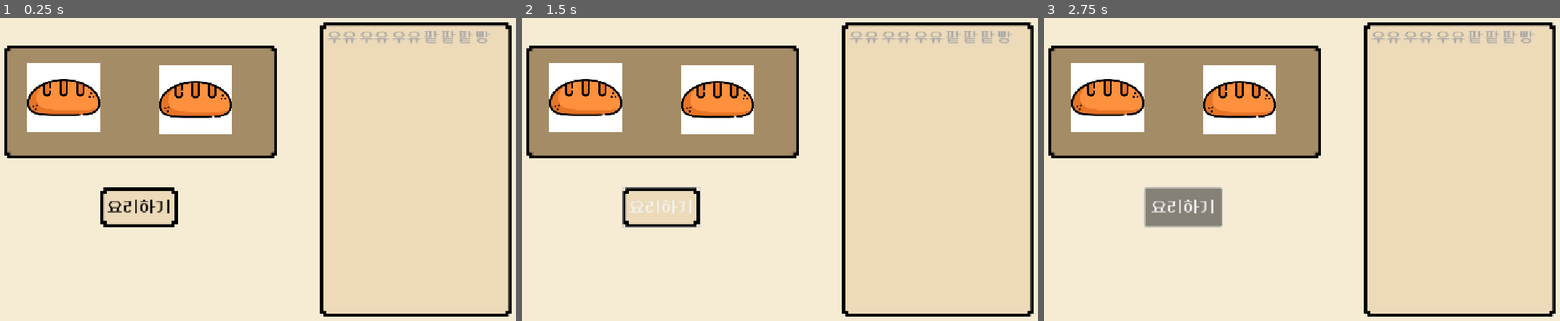
Above: before the commit, frames 1-3 (left to right).
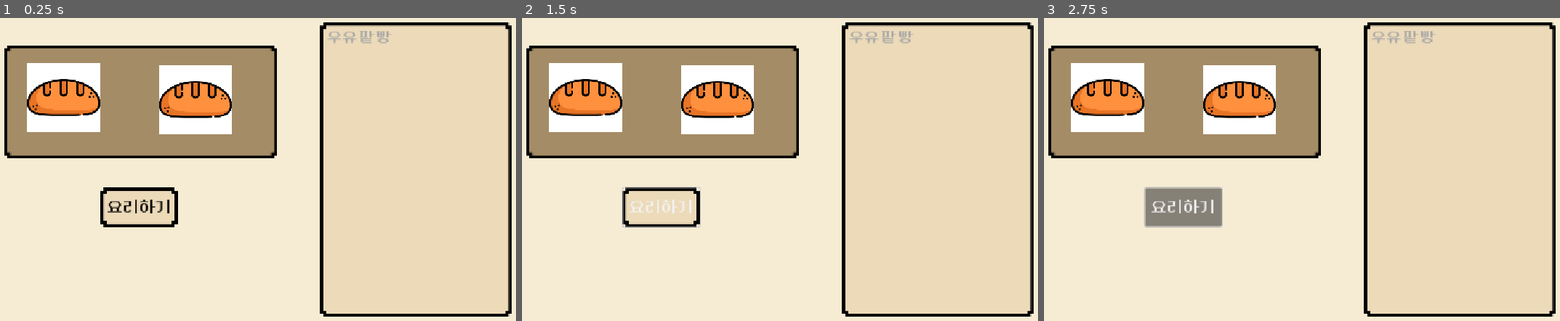
Above: after the commit, the same moments.

Repository: kjh0209/Leadership_3
Game: Godot game, scene res://node_2d.tscn
The game is run twice, just before and just after one commit, with the same random seed, the same clock (stepped at 60 frames per second) and the same inputs. The engine's default icon, where the game draws it, is replaced by a stand-in: a white triangle on a blue panel in a dark square.
Inputs (mouse positions are in pixels of both pictures, inside the frame that each line leads up to):
- Up to frame 1 (0.25 s): no input
- Up to frame 2 (1.5 s): click "요리하기" at 0.5 s; click (outside the picture) at 1.25 s
- Up to frame 3 (2.75 s): click "요리하기" at 2 s

The runs differ from the first frame. In frame 1, 0.4% of the frame differs, in the area x 69-96%, y 4-9%; in frame 2, 0.4%; in frame 3, 0.4%.

Commit message:
drop data / cook func modified

Diff:
--- a/CookGame/cook.gd
+++ b/CookGame/cook.gd
@@ -8,8 +8,14 @@
 
 func _cookButton_pressed() -> void:
 	#print(GameManager.my_dict)
-	var num1 = gm.getNum($"../Ingredient1".itemName)
-	var num2 = gm.getNum($"../Ingredient2".itemName)
+	var num1 = $"../Ingredient1".itemCode
+	var num2 = $"../Ingredient2".itemCode
+	if num1 == -1 or num2 == -1:
+		return
+
+	if ((num1 == num2 && gm.inventory[num1] < 2) || (gm.inventory[num1] < 1) || (gm.inventory[num2] < 1)) :
+		print('aaa')
+		return
 	if gm.inventory[num1] >= 1 and gm.inventory[num2]>=1:
 
 		var result = gm.cookRecipe(num1, num2)
@@ -22,6 +28,8 @@
 			gm.itemGet(result, 1)
 			gm.itemGet(num1, -1)
 			gm.itemGet(num2, -1)
+
+
 	else:
 		#cookfail
 		pass
--- a/CookGame/ingredient_1.gd
+++ b/CookGame/ingredient_1.gd
@@ -1,13 +1,28 @@
 extends TextureRect
 
-var itemName = "빵"
+var itemCode = -1
+#var itemTexture = ?
+var gm = GameManager
+
+
+#func _ready() -> void:
+	#gm.connect("inventoryUpdate", self._invenUpdate)
 
 func _can_drop_data(at_position: Vector2, data: Variant) -> bool:
-
-	return data is Dictionary
+	return "item" in data and "location" in data
 
 func _drop_data(at_position: Vector2, data: Variant) -> void:
 
 	print(data)
-	itemName = data['item']
-	#texture = data['texture']
+	if (data["location"] != "cooker") :
+		itemCode = data["item"]
+		#itemTexture = data["texture"]
+		#gm.itemGet(data["item"], -1)
+
+#func _get_drag_data(at_position: Vector2) -> Variant:
+	#
+	#var res = {}
+	#res["location"] = "cooker"
+	#res["item"] = itemCode
+	#itemCode = -1
+	#return res
--- a/CookGame/item_list.gd
+++ b/CookGame/item_list.gd
@@ -31,7 +31,7 @@
 
 	#add_item("빵")
 	#add_item("팥")
-	gm.itemGet("우유", 3)
+	gm.itemGet("우유", 7)
 	gm.itemGet("빵", 1)
 	gm.itemGet("팥", 3)
 
@@ -56,17 +56,25 @@
 
 
 	var data = {}
-	var item = get_item_text(get_selected_items()[0])
+	var item = gm.getNum(get_item_text(get_selected_items()[0]))
+	print("item : " + str(item))
 	data['item'] = item
-	data['texture'] = tex
+	data['location'] = 'inventory'
+	#data['texture'] = tex
 
 	return data
 
+#func _can_drop_data(at_position: Vector2, data: Variant) -> bool:
+	#return "item" in data and "location" in data
+	#
+#func _drop_data(at_position: Vector2, data: Variant) -> void:
+	#print(data)
+	#if (data["location"] != "inventory") : gm.itemGet(data["item"], 1)
+	#
 func _invenUpdate():
 	clear()
 	var i = 0
 	for count in gm.inventory:
-		while(count):
-			count -= 1
+		if (count > 0) :
 			add_item(gm.nameList[i])
 		i+=1
